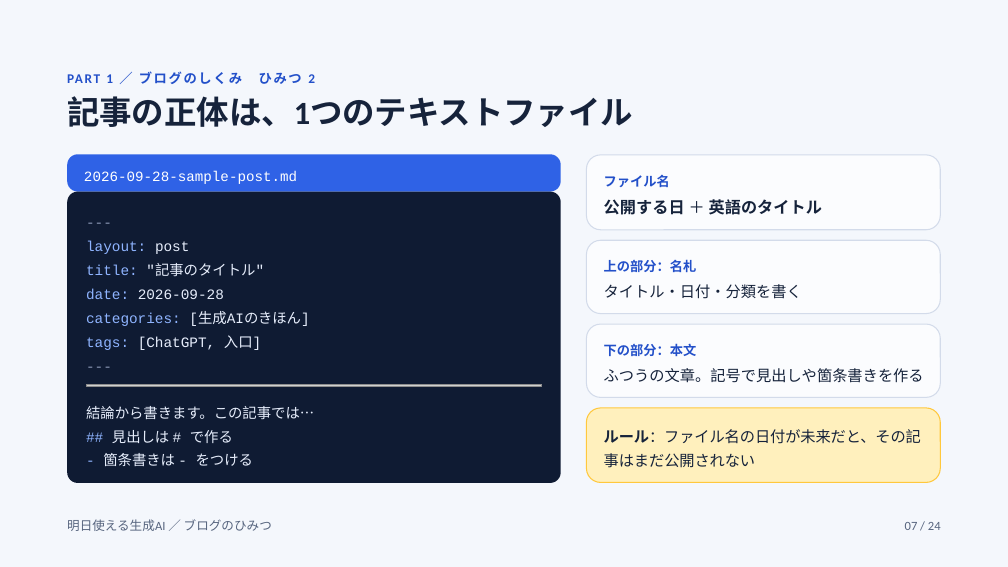
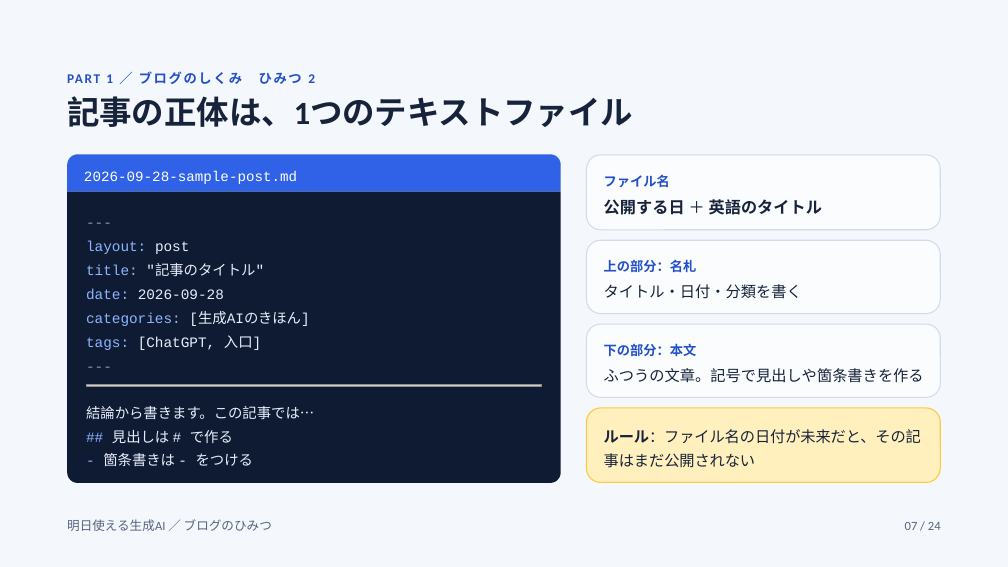
Before and after one commit to raindrop-aqua/blog-ap-sys, a slide deck: slide 7 of docs/reference/blog-secrets-slides/export/ブログのひみつ（仕組みと運営）.pptx. Drawn at 1008x567 pixels with LibreOffice and Linux fonts; fonts in the diff are those of the drawing; grey boxes stand for pictures. Boxes give left, top, right and bottom in pixels: in the first picture for what was removed or moved away, otherwise in the second. Text is boxed around its words. In the diff, an @@ line names an element or a change of style, - is before the commit and + after.

```diff
--- a/docs/reference/blog-secrets-slides/export/ブログのひみつ（仕組みと運営）.pptx
+++ b/docs/reference/blog-secrets-slides/export/ブログのひみつ（仕組みと運営）.pptx
@@ rounded rectangle removed at <box>67,154,561,191</box> @@
@@ freeform shape added at <box>67,154,561,191</box>, fill #2F62E6 @@
@@ rounded rectangle removed at <box>67,191,561,482</box> @@
@@ freeform shape added at <box>67,191,561,482</box>, fill #0F1B33 @@
```
Also in this commit, not shown: 3 other slides changed, 13 other files.
